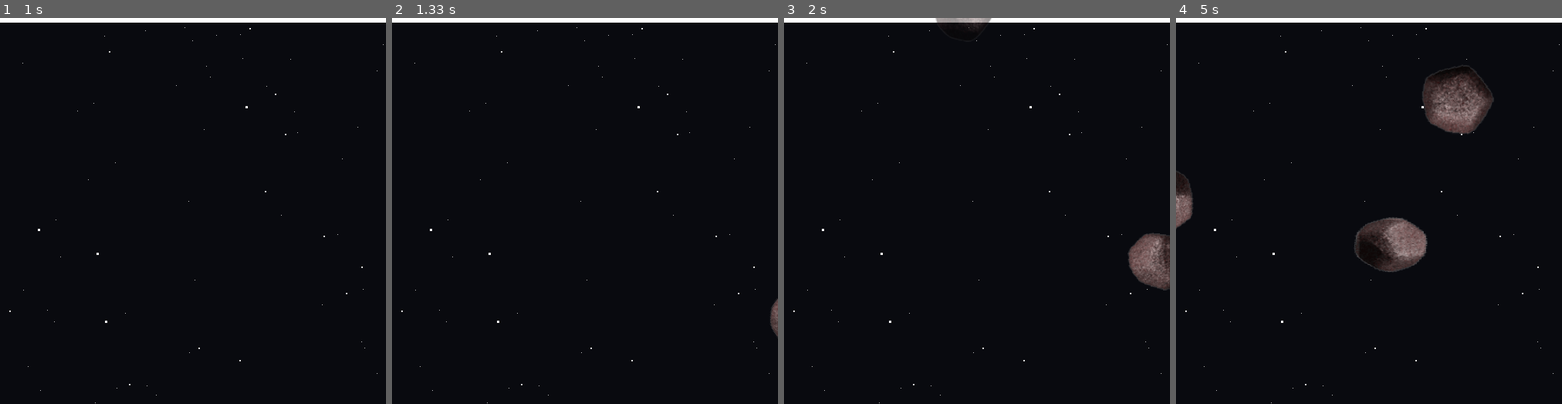
Above: before the commit, frames 1-4 (left to right).
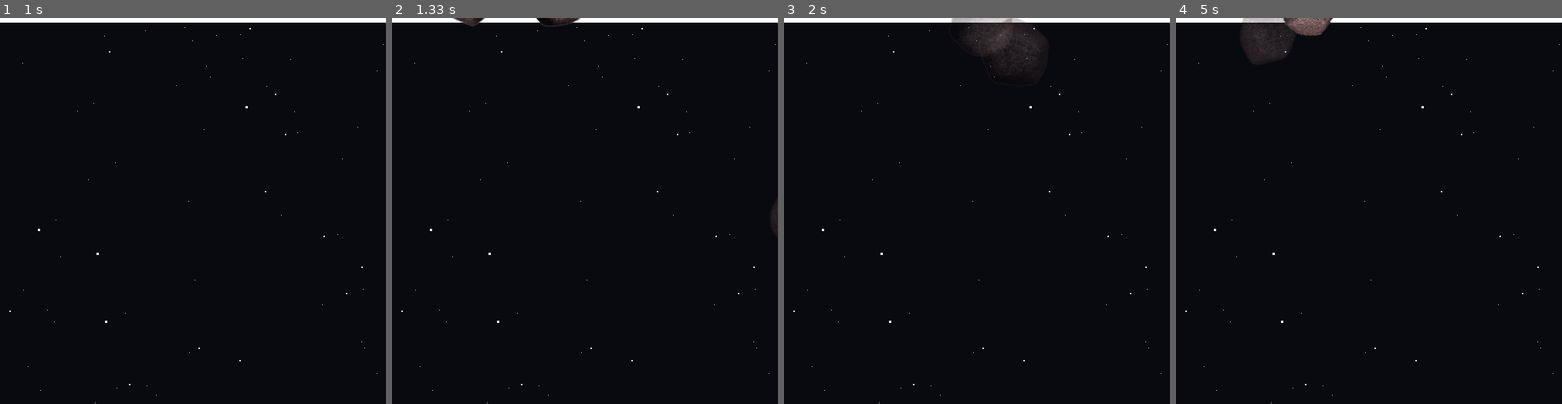
Above: after the commit, the same moments.

Repository: alanxoc3/pygame-asteroids
Game: pygame game, started from src/game.py
Same seed, same stepped clock (60 frames per second), same inputs: the game is played once before the commit and once after it. The source is Python 2; it was converted automatically to run under Python 3.
Inputs (mouse positions are in pixels of both pictures, inside the frame that each line leads up to):
- Up to frame 1 (1 s): press the mouse at (177, 226) at 0.37 s; move the mouse to (247, 214) at 0.47 s; release the mouse at (316, 199) at 0.6 s
- Up to frame 2 (1.33 s): press the mouse at (777, 253) at 1.2 s; move the mouse to (608, 234) at 1.3 s
- Up to frame 3 (2 s): release the mouse at (834, 218) at 1.43 s; press the mouse at (791, 160) at 1.53 s; move the mouse to (876, 153) at 1.63 s; release the mouse at (965, 145) at 1.77 s; press the mouse at (977, 37) at 1.87 s; move the mouse to (911, 52) at 1.97 s
- Up to frame 4 (5 s): release the mouse at (1241, 68) at 2.1 s; press the mouse at (1179, 183) at 2.53 s; move the mouse to (1295, 141) at 2.63 s; release the mouse at (1411, 99) at 2.77 s; press the mouse at (1550, 207) at 3.2 s; move the mouse to (1403, 222) at 3.3 s; release the mouse at (1260, 238) at 3.43 s; press the mouse at (1492, 21) at 3.53 s; move the mouse to (1457, 99) at 3.63 s; release the mouse at (1423, 176) at 3.77 s; press the mouse at (1179, 183) at 3.87 s; move the mouse to (1276, 261) at 3.97 s; release the mouse at (1372, 338) at 4.1 s; press the mouse at (1554, 91) at 4.53 s; move the mouse to (1523, 149) at 4.63 s; release the mouse at (1492, 203) at 4.77 s; press the mouse at (1245, 33) at 4.87 s; move the mouse to (1338, 164) at 4.97 s

Frame 1 is identical in both runs. In frame 2, 0.5% of the frame differs, in the area x 15-100%, y 0-83%; in frame 3, 2.8%; in frame 4, 5.8%, in the area x 0-83%, y 0-66%.

Commit message:
It is very relaxing now, no need to press your mouse.

Diff:
--- a/src/asteroid.py
+++ b/src/asteroid.py
@@ -62,13 +62,12 @@
 
   def mouseCollision(self):
     # True if the left button is pressed.
-    if pg.mouse.get_pressed()[0]:
-      point = pg.mouse.get_pos()
+    point = pg.mouse.get_pos()
 
-      # Check if mouse point collides with rectangle.
-      if self.rect.collidepoint(point):
-        self.explode = True
-        self.explode = True
+    # Check if mouse point collides with rectangle.
+    if self.rect.collidepoint(point):
+      self.explode = True
+      self.explode = True
 
   def boundsChecking(self):
     # The asteroid should be within the bounds of the screen unless starting out.
--- a/src/astgroup.py
+++ b/src/astgroup.py
@@ -69,8 +69,8 @@
       else:
         ang = uniform(-(onebound + lowbound), -(onebound + upbound))
 
-    spd = randint(1,4)
-    rot = randint(-3,3)
+    spd = randint(1,8)
+    rot = randint(-5,5)
 
     self.asteroids.append(asteroid.Asteroid( (x, y), spd, ang, rot))
 
--- a/src/game.py
+++ b/src/game.py
@@ -58,8 +58,9 @@
     The current time is passed for purposes of animation.
     """
     now = pg.time.get_ticks()
+    waitTime = 400
 
-    if now-self.prev > 1000:
+    if now-self.prev > waitTime:
       self.astList.spawnAsteroid()
       self.prev = now
 
@@ -148,7 +149,6 @@
     terminate()
   return keyUpEvents[0].key
 
-
 def main():
   """
   Prepare our environment, create a display, and start the program.
Not shown, removed: src/:w
